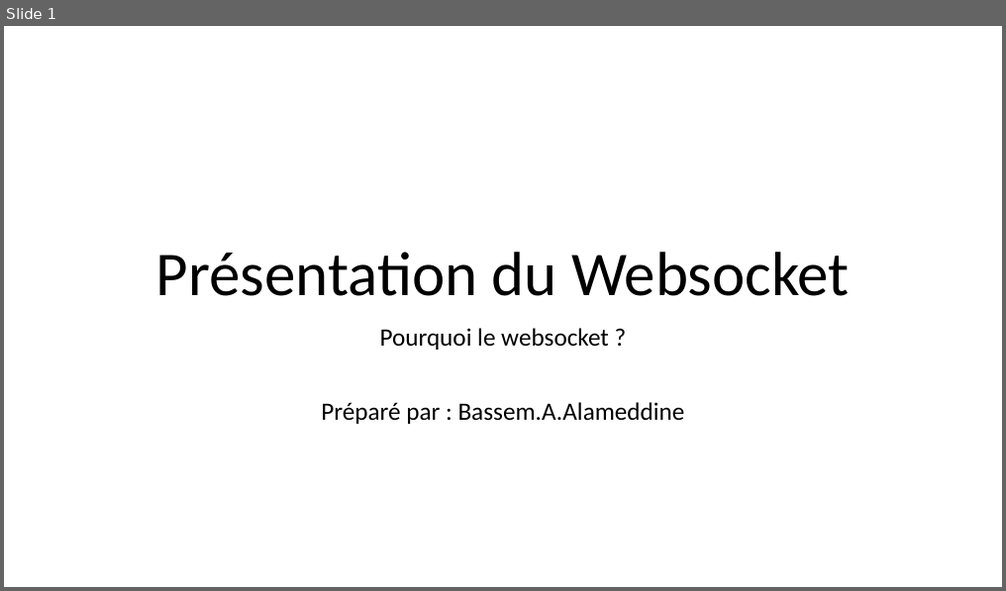
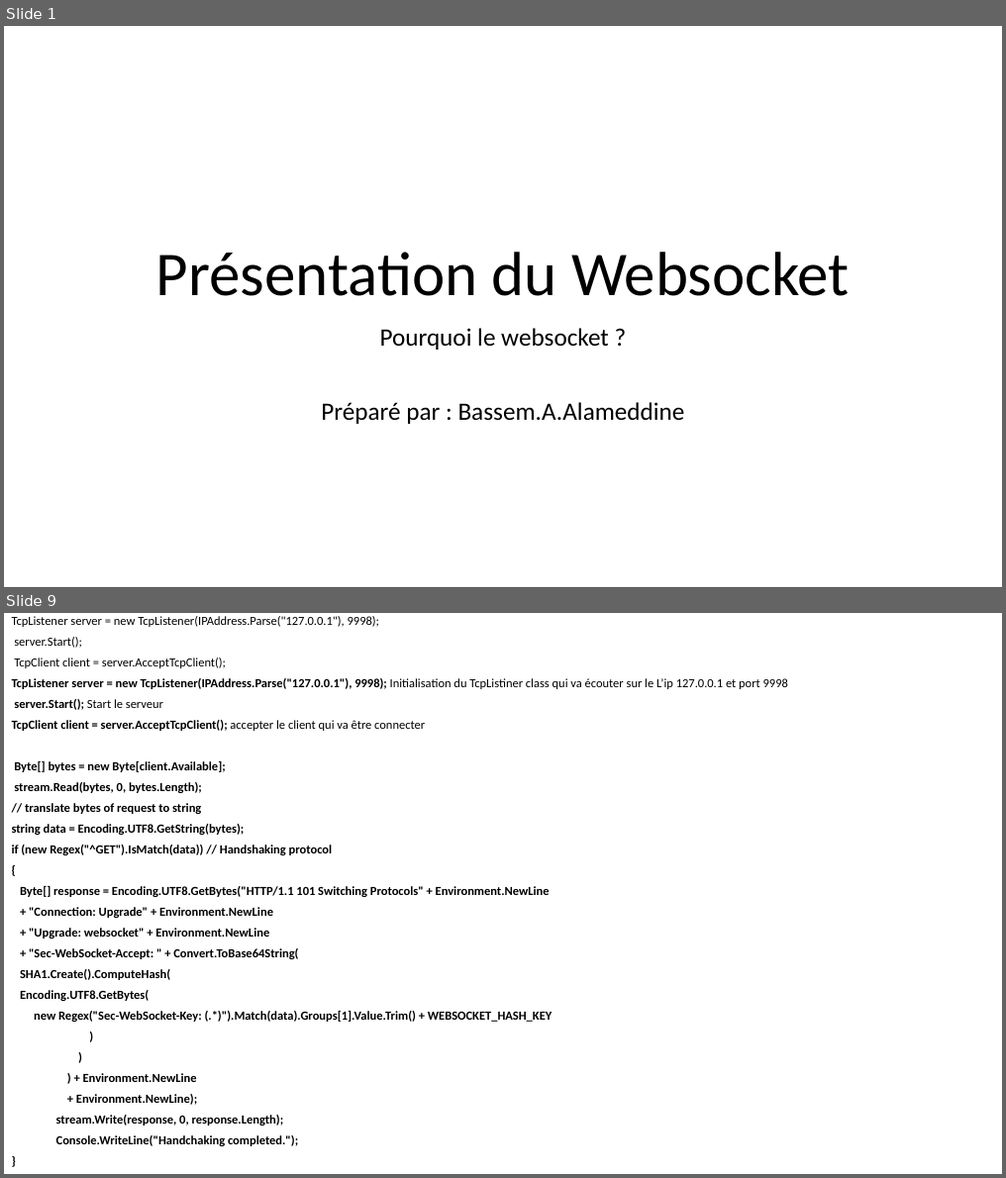
Before and after one commit to balamddine/NewHtml5, a slide deck: Websocket/Websocket.pptx. Shown one above the other, each under a label of ours: slide 1 before the commit, slides 1 and 9 after it; the slides between them are not shown. The pictures are 1006x591 and 1006x1178 pixels, drawn with LibreOffice and Linux fonts; fonts in the diff are those of the drawing. Boxes give left, top, right and bottom in pixels: in the first picture for what was removed or moved away, otherwise in the second. Text is boxed around its words. In the diff, an @@ line names an element or a change of style, - is before the commit and + after.

```diff
--- a/Websocket/Websocket.pptx
+++ b/Websocket/Websocket.pptx
@@ slide 9 added at [4,613,1002,1174], background #FFFFFF @@
@@ text added at [12,616,788,1147], 11.9 pt, text #000000, bold @@
+TcpListener server = new TcpListener(IPAddress.Parse("127.0.0.1"), 9998);
+server.Start();
+TcpClient client = server.AcceptTcpClient();
+TcpListener server = new TcpListener(IPAddress.Parse("127.0.0.1"), 9998); Initialisation du TcpListiner class qui va écouter sur le L’ip 127.0.0.1 et port 9998
+server.Start(); Start le serveur
+TcpClient client = server.AcceptTcpClient(); accepter le client qui va être connecter
+Byte[] bytes = new Byte[client.Available];
+stream.Read(bytes, 0, bytes.Length);
+// translate bytes of request to string
+string data = Encoding.UTF8.GetString(bytes);
+if (new Regex("^GET").IsMatch(data)) // Handshaking protocol
+{
+Byte[] response = Encoding.UTF8.GetBytes("HTTP/1.1 101 Switching Protocols" + Environment.NewLine
++ "Connection: Upgrade" + Environment.NewLine
++ "Upgrade: websocket" + Environment.NewLine
++ "Sec-WebSocket-Accept: " + Convert.ToBase64String(
+SHA1.Create().ComputeHash(
+Encoding.UTF8.GetBytes(
+new Regex("Sec-WebSocket-Key: (.*)").Match(data).Groups[1].Value.Trim() + WEBSOCKET_HASH_KEY
+)
+)
+) + Environment.NewLine
++ Environment.NewLine);
+stream.Write(response, 0, response.Length);
+Console.WriteLine("Handchaking completed.");
+}
```
Also in this commit, not shown: 1 slide changed, 9 other slides added.
